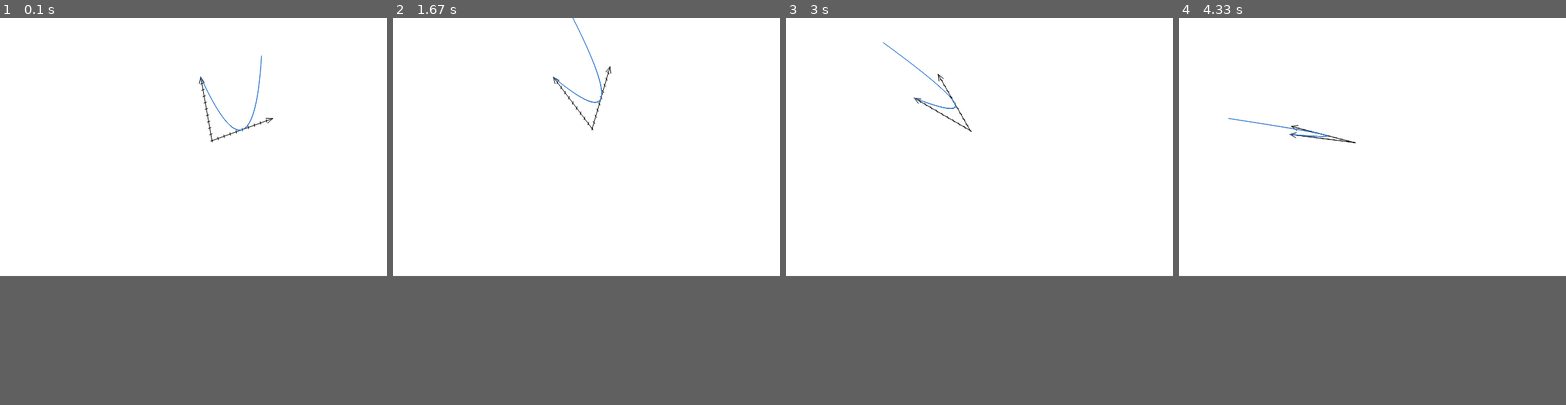
Above: before the commit, frames 1-4 (left to right).
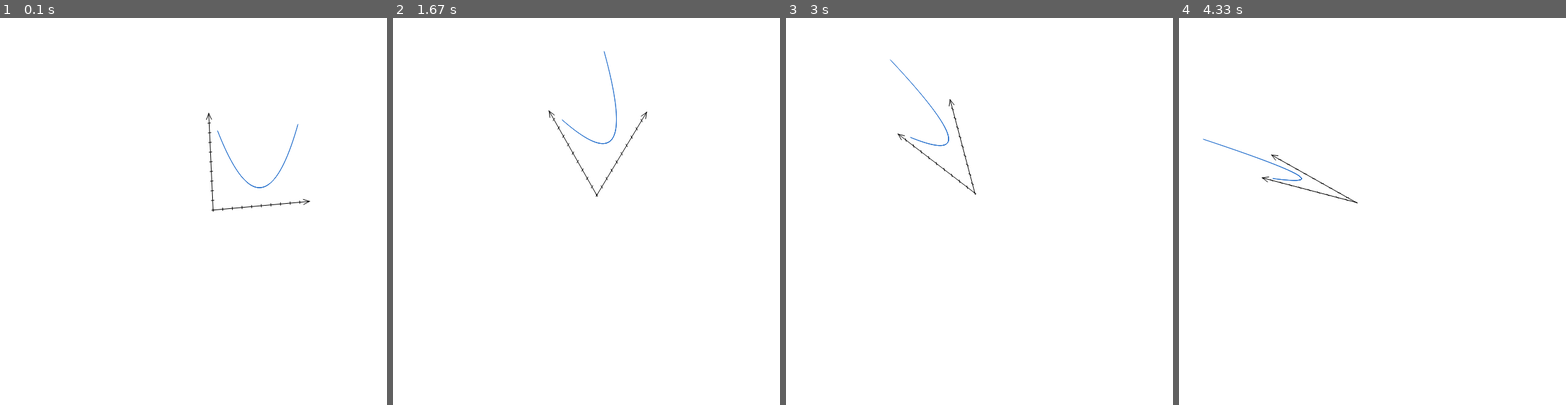
Above: after the commit, the same moments.

Repository: Periareion/AIPL
Game: pygame game, started from test.py
The game is run twice, just before and just after one commit, with the same random seed, the same clock (stepped at 60 frames per second) and the same inputs.
Inputs:
- Up to frame 1 (0.1 s): no input
- Up to frame 2 (1.67 s): hold F1 0.33-0.8 s
- Up to frame 3 (3 s): no input
- Up to frame 4 (4.33 s): no input
In our replay, the window is 600x400 before the commit and 600x600 after it. These sizes can differ from the game's own. Grey fills any space a smaller window leaves; there, only what the larger window draws over its background counts as a difference.

The runs differ from the first frame. In frame 1, 0.6% of the frame differs, in the area x 51-81%, y 9-51%; in frame 2, 0.5%; in frame 3, 0.5%; in frame 4, 0.5%.

Commit message:
Improved rendering system

Diff:
--- a/AIPL/plot.py
+++ b/AIPL/plot.py
@@ -88,8 +88,8 @@
 
         self.origin_offset = self.value_to_position(self.origin)
 
-        self.vertex0 = -self.origin_offset
-        self.vertex1 = -self.origin_offset+self.axis_vector
+        self.axis_tail_pos = -self.origin_offset
+        self.axis_head_pos = -self.origin_offset+self.axis_vector
 
 
     def value_to_position(self, value):
@@ -100,7 +100,7 @@
 
 
     def generate_tick_marks(self, n=10, tick_size=2, tick_angle=np.pi/4):
-        tick_positions = [self.vertex0 + k/n*self.axis_vector for k in range(n)]
+        tick_positions = [self.axis_tail_pos + k/n*self.axis_vector for k in range(n)]
         return Lines.from_zipped(
             [tick_positions[k//2] + (-1 if k % 2 else 1)*tick_size*np.array((np.cos(tick_angle), np.sin(tick_angle))) for k in range(2*n)],
             color=(0.2, 0.2, 0.2), width=1,
@@ -109,9 +109,9 @@
     def generate_arrow_tips(self):
         return Lines.from_zipped(
             [
-                self.vertex1 + arrow_tip_size*np.array((np.cos(self.angle+np.pi-arrow_tip_angle), np.sin(self.angle+np.pi-arrow_tip_angle))),
-                self.vertex1,
-                self.vertex1 + arrow_tip_size*np.array((np.cos(self.angle+np.pi+arrow_tip_angle), np.sin(self.angle+np.pi+arrow_tip_angle))),
+                self.axis_head_pos + arrow_tip_size*np.array((np.cos(self.angle+np.pi-arrow_tip_angle), np.sin(self.angle+np.pi-arrow_tip_angle))),
+                self.axis_head_pos,
+                self.axis_head_pos + arrow_tip_size*np.array((np.cos(self.angle+np.pi+arrow_tip_angle), np.sin(self.angle+np.pi+arrow_tip_angle))),
             ],
             color=(0.2, 0.2, 0.2),
             contiguous=True,
@@ -119,7 +119,7 @@
 
     def generate_drawing_instructions(self):
         self.drawing_instructions = [
-            Lines.from_zipped([self.vertex0, self.vertex1], color=(0.2, 0.2, 0.2), width=1),
+            Lines.from_zipped([self.axis_tail_pos, self.axis_head_pos], color=(0.2, 0.2, 0.2), width=1),
             self.generate_tick_marks(tick_angle=utils.default(self.angle+NORTH, self.tick_angle)),
             self.generate_arrow_tips(),
         ]
@@ -182,6 +182,7 @@
         y_values,
         size=(400, 400),
         position=(0, 0),
+        margins=(0.1, 0.3),
     ):
         self.x_length, self.y_length = size
 
@@ -190,13 +191,15 @@
 
         self.max_x, self.min_x = max(self.x_values), min(self.x_values)
         self.max_y, self.min_y = max(self.y_values), min(self.y_values)
+        self.x_margin = (self.max_x - self.min_x) * margins[0]
+        self.y_margin = (self.max_y - self.min_y) * margins[1]
 
         x_axis_angle = EAST
         y_axis_angle = NORTH
 
         super().__init__(
-            CoordinateAxis(x_axis_angle, self.x_length, self.min_x, self.max_x, self.min_x, y_axis_angle),
-            CoordinateAxis(y_axis_angle, self.y_length, self.min_y, self.max_y, self.min_y, x_axis_angle),
+            CoordinateAxis(x_axis_angle, self.x_length, self.min_x-self.x_margin, self.max_x+self.x_margin, self.min_x-self.x_margin, y_axis_angle),
+            CoordinateAxis(y_axis_angle, self.y_length, self.min_y-self.y_margin, self.max_y+self.y_margin, self.min_y-self.y_margin, x_axis_angle),
             position=position,
         )
 
--- a/AIPL/pygame_window.py
+++ b/AIPL/pygame_window.py
@@ -1,3 +1,5 @@
+
+import time
 
 import pygame
 import numpy as np
@@ -27,18 +29,10 @@
         pygame.display.set_caption(title)
         self.clear()
 
-    def mainloop(self):
-        looping = True
-        while looping:
+        self.last_loop_time = 0
+        self.FPS = 60
+        self.SPF = 1/self.FPS
 
-            for event in pygame.event.get():
-                if event.type == pygame.QUIT:
-                    looping = False
-                if event.type == pygame.KEYDOWN:
-                    if event.key == pygame.K_F1:
-                        pygame.image.save(self.window_surface, 'screenshot.png')
-
-            clock.tick(60)
 
     def update(self):
         pygame.display.update()
@@ -46,6 +40,32 @@
     def clear(self):
         self.window_surface.fill(self.background_color)
 
-    def render(self, obj, position=np.array((0,0))):
+
+    def mainloop_events(self, update_window=True, clear_surface=True):
+
+        if (current_time := time.perf_counter()) - self.last_loop_time < self.SPF:
+            self.last_loop_time = current_time
+            return False
+
+        if update_window:
+            self.update()
+
+        if clear_surface:
+            self.clear()
+
+        for event in pygame.event.get():
+            if event.type == pygame.QUIT:
+                pygame.quit()
+                return True
+            elif event.type == pygame.KEYDOWN:
+                if event.key == pygame.K_F1:
+                    pygame.image.save(self.window_surface, 'screenshot.png')
+
+    def mainloop(self):
+        looping = True
+        while looping:
+            looping = not bool(self.mainloop_events(auto_quit=False))
+        pygame.quit()
+
+    def render(self, obj, position=np.array((0,0)), update_window=True):
         obj.draw(self.window_surface, position)
-        self.update()
--- a/test.py
+++ b/test.py
@@ -1,13 +1,11 @@
 
 from AIPL import *
 
-window = Window()
+window = Window(size=(600,600))
 
-plot = LinePlot(*get_points(square, start=-1, end=1, n=300), size=(100,100))
+plot = LinePlot(*get_points(square, start=-1, end=1, n=300), size=(150,150))
 
-for i in range(10000):
+for i in range(628):
     plot.set_axis_angles(i/100, i/200+NORTH)
-    window.render(plot, (300+30*cos(i/100),200+30*sin(i/100)))
-    window.clear()
-
-window.mainloop()
+    window.render(plot, (300+30*cos(i/100),300+30*sin(i/100)), True)
+    window.mainloop_events()
